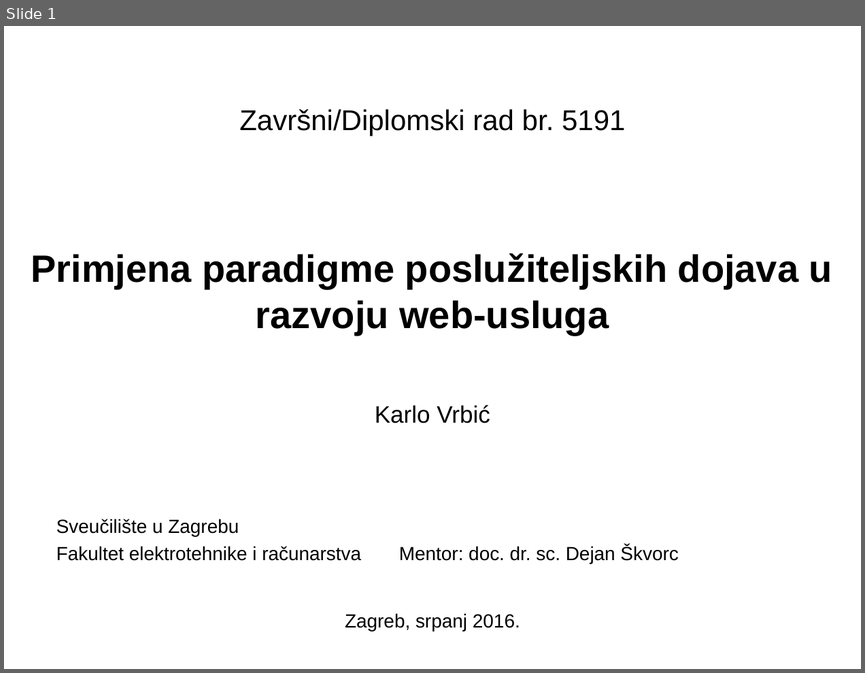
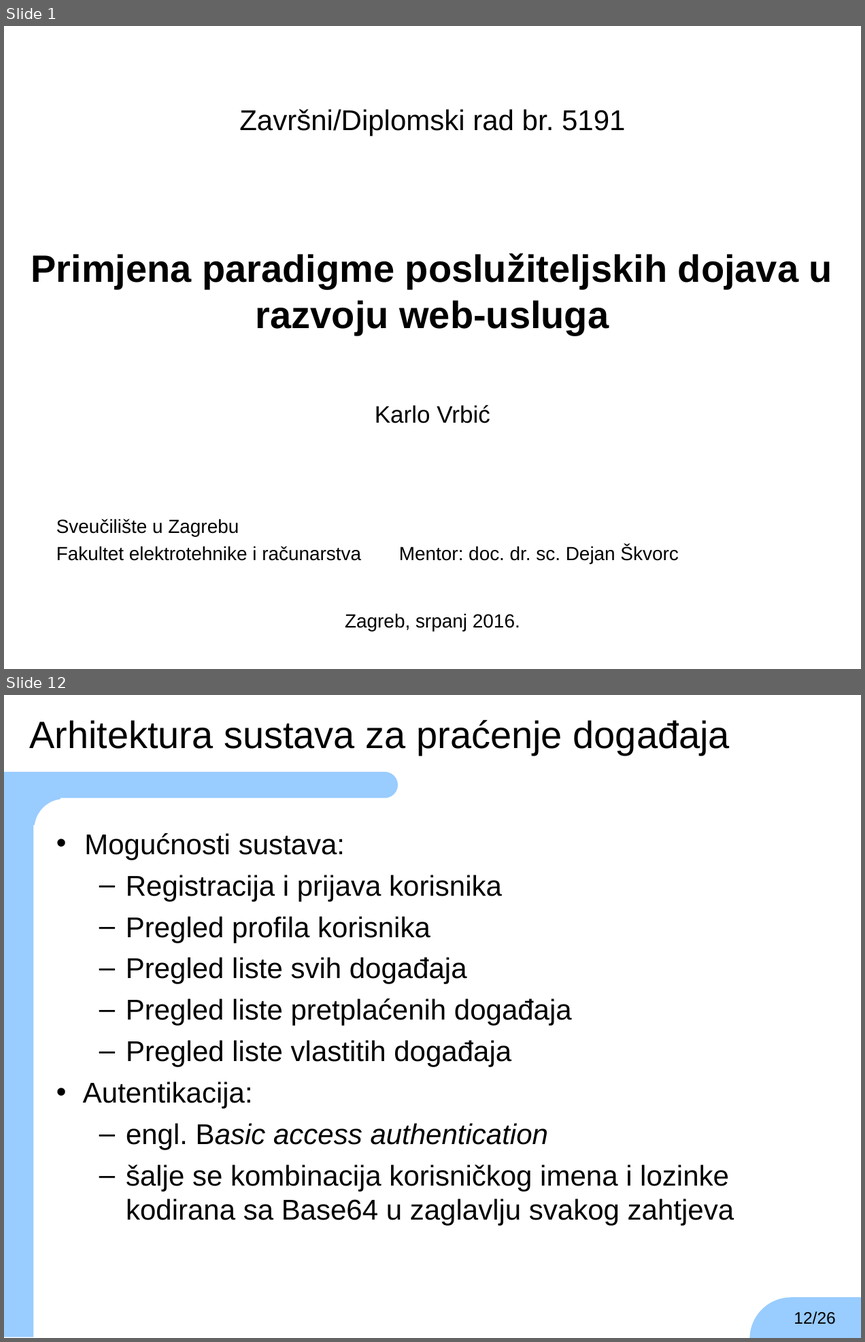
Before and after one commit to TheKarlo95/ZavrsniRad, a slide deck: zavrsni.ppt. Shown one above the other, each under a label of ours: slide 1 before the commit, slides 1 and 12 after it; the slides between them are not shown. The pictures are 865x673 and 865x1342 pixels, drawn with LibreOffice and Linux fonts; fonts in the diff are those of the drawing; background and template pictures are left out. Boxes give left, top, right and bottom in pixels: in the first picture for what was removed or moved away, otherwise in the second. Text is boxed around its words. In the diff, an @@ line names an element or a change of style, - is before the commit and + after.

```diff
--- a/zavrsni.ppt
+++ b/zavrsni.ppt
@@ slide 12 added at (x1=4, y1=695, x2=861, y2=1338), background #FFFFFF @@
@@ rectangle added at (x1=709, y1=702, x2=854, y2=1070), fill #FFFFFF at 70% opacity, outline #FFFFFF 0.74 pt @@
@@ text added at (x1=29, y1=719, x2=730, y2=755), 32 pt, text #000000 @@
+Arhitektura sustava za praćenje događaja
@@ group added at (x1=4, y1=772, x2=861, y2=1338): 2 rounded rectangles, 2 rectangles, 1 ellipse @@
@@ text added at (x1=83, y1=833, x2=734, y2=1225), 24 pt, text #000000 @@
+• Mogućnosti sustava:
+  – Registracija i prijava korisnika
+  – Pregled profila korisnika
+  – Pregled liste svih događaja
+  – Pregled liste pretplaćenih događaja
+  – Pregled liste vlastitih događaja
+• Autentikacija:
+  – engl. Basic access authentication
+  – šalje se kombinacija korisničkog imena i lozinke kodirana sa Base64 u zaglavlju svakog zahtjeva
@@ page number added at (x1=793, y1=1311, x2=835, y2=1324), 14 pt, text #000000 @@
+12/26
```
Also in this commit, not shown: 2 slides changed, 2 other slides added, 1 other file.
